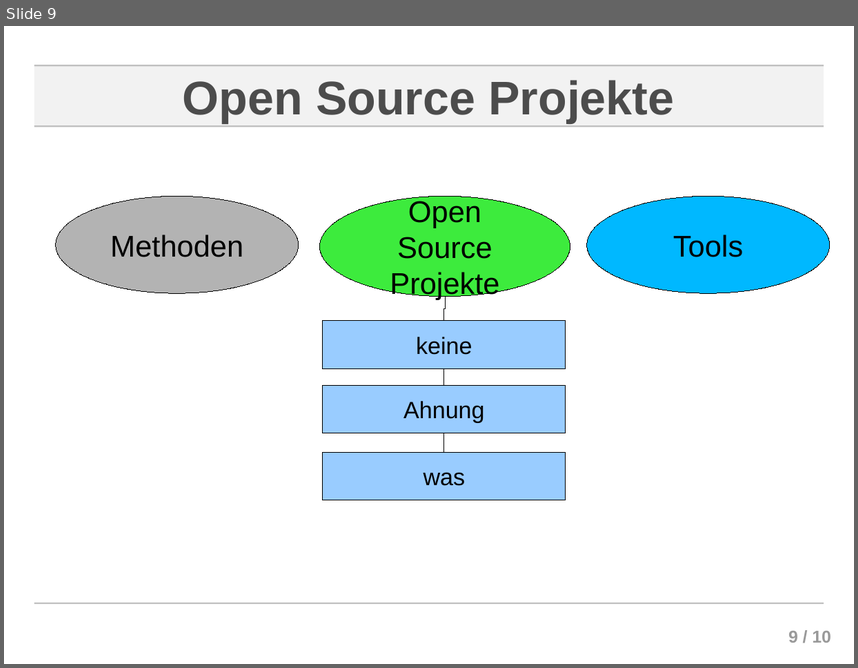
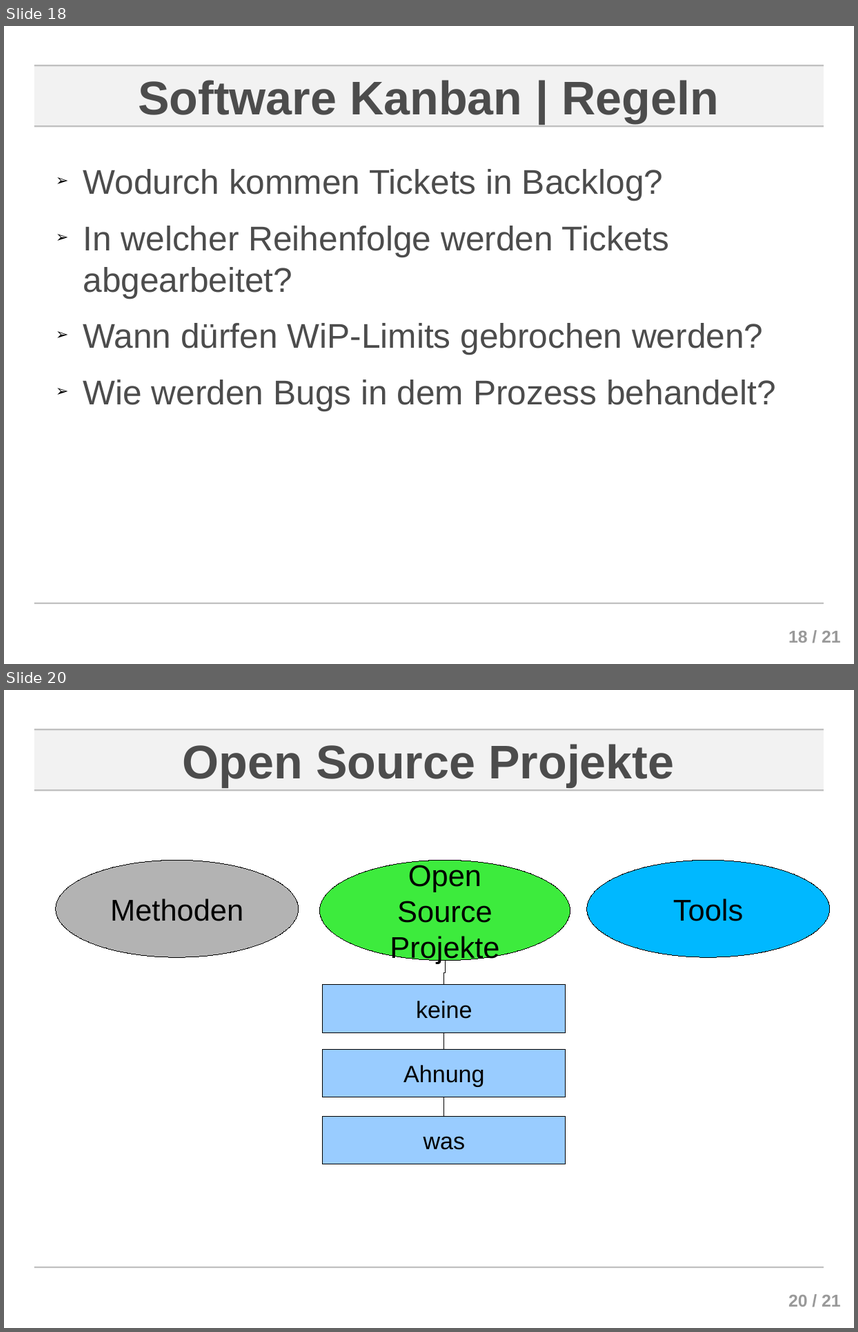
Before and after one commit to ChornHulio/sweSeminar, a slide deck: presentation/Agile Softwareentwicklung.odp. Shown one above the other, each under a label of ours: slide 9 before the commit, slides 18 and 20 after it; the slides between them are not shown. The pictures are 858x668 and 858x1332 pixels, drawn with LibreOffice and Linux fonts; fonts in the diff are those of the drawing; background and template pictures are left out. Boxes give left, top, right and bottom in pixels: in the first picture for what was removed or moved away, otherwise in the second. Text is boxed around its words. In the diff, an @@ line names an element or a change of style, - is before the commit and + after.

```diff
--- a/presentation/Agile Softwareentwicklung.odp
+++ b/presentation/Agile Softwareentwicklung.odp
@@ slide 18 added at (x1=4, y1=26, x2=854, y2=664), background #FFFFFF; not listed: 5 template elements that a slide beside it also shows @@
@@ title added at (x1=138, y1=80, x2=718, y2=123), 44 pt, text #4C4C4C, bold @@
+Software Kanban | Regeln
@@ text added at (x1=83, y1=169, x2=776, y2=410), 32 pt, text #4C4C4C @@
+➢ Wodurch kommen Tickets in Backlog?
+➢ In welcher Reihenfolge werden Tickets abgearbeitet?
+➢ Wann dürfen WiP-Limits gebrochen werden?
+➢ Wie werden Bugs in dem Prozess behandelt?
@@ what was slide 9 is now slide 20 @@
@@ page number at (x1=789, y1=1294, x2=841, y2=1306): text changed @@
-9 / 10
+20 / 21
```
Also in this commit, not shown: 4 slides changed, 11 other slides added, 1 slide removed, 4 other files.
